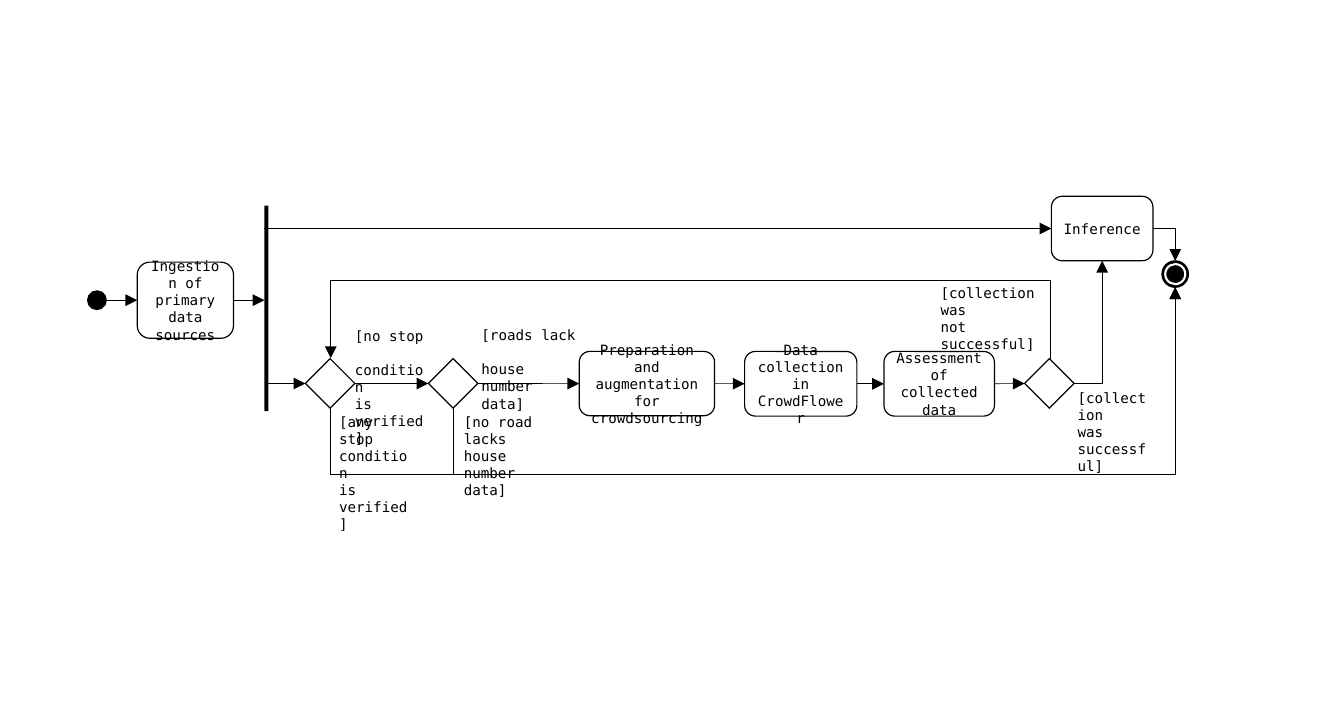
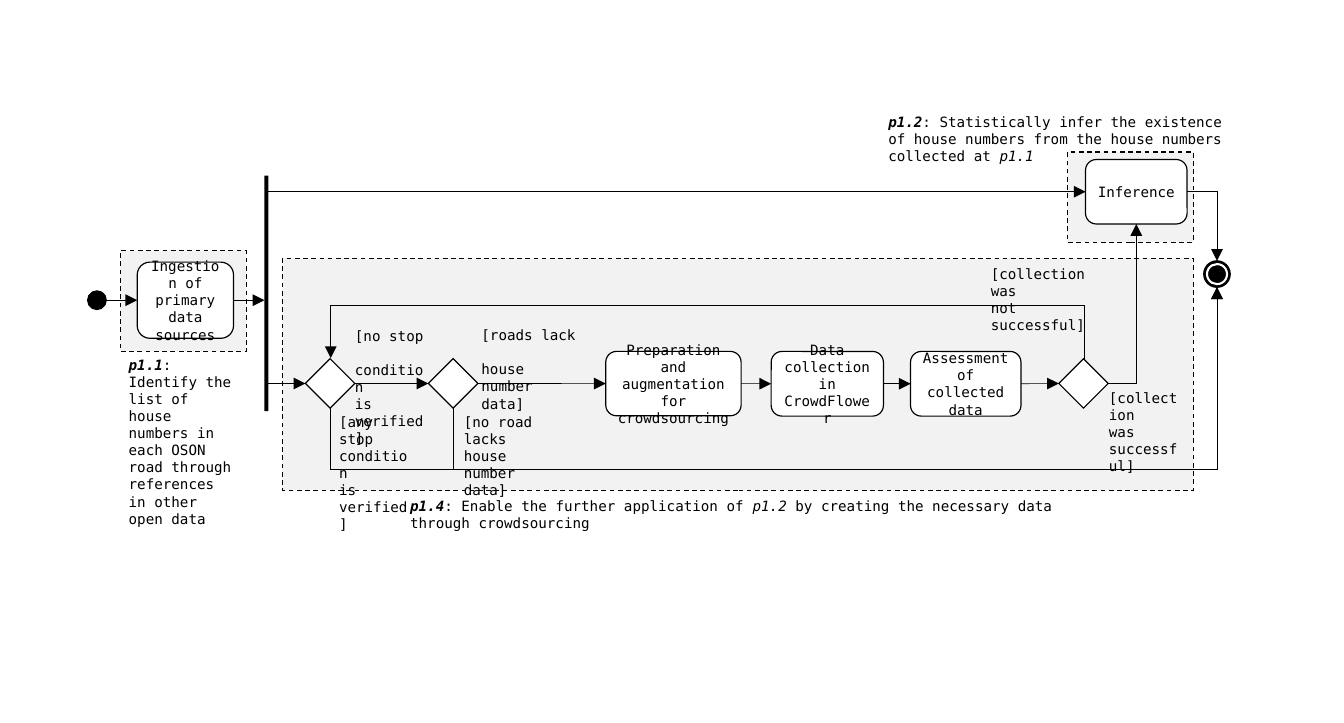
Before and after one commit to Digital-Contraptions-Imaginarium/OLAF-ICWE2016-paper, a slide deck: slide 8 of images_src/misc_powerpoint.pptx. Drawn at 1344x723 pixels with LibreOffice and Linux fonts; fonts in the diff are those of the drawing. Boxes give left, top, right and bottom in pixels: in the first picture for what was removed or moved away, otherwise in the second. Text is boxed around its words. In the diff, an @@ line names an element or a change of style, - is before the commit and + after.

```diff
--- a/images_src/misc_powerpoint.pptx
+++ b/images_src/misc_powerpoint.pptx
@@ text added at (888, 116, 1222, 164), 12 pt, text #000000 @@
+p1.2: Statistically infer the existence of house numbers from the house numbers collected at p1.1
@@ rectangle: place and size @@
-rectangle at (265, 206, 269, 411)
+rectangle at (265, 176, 269, 411)
@@ rectangle added at (1068, 152, 1194, 242), fill #F2F2F2, outline #000000 1 pt dashed @@
@@ rounded rectangle "Inference": place and size @@
-rounded rectangle "Inference" at (1051, 196, 1153, 261)
+rounded rectangle "Inference" at (1085, 160, 1187, 224)
@@ arrow moved from (265, 229) - (1051, 229) to (266, 192) - (1085, 192) @@
@@ elbow arrow moved from (1153, 229) - (1175, 261) to (1187, 192) - (1217, 261) @@
@@ elbow arrow moved from (1074, 383) - (1102, 261) to (1108, 383) - (1136, 224) @@
@@ rectangle added at (120, 251, 247, 352), fill #F2F2F2, outline #000000 1 pt dashed @@
@@ rectangle added at (282, 259, 1193, 491), fill #F2F2F2, outline #000000 1 pt dashed @@
@@ text "[collection was not successful]": place and size @@
-text "[collection was not successful]" at (941, 287, 1035, 354)
+text "[collection was not successful]" at (991, 268, 1085, 334)
@@ ellipse: place and size @@
-ellipse at (1162, 261, 1189, 288)
+ellipse at (1203, 261, 1230, 288)
@@ ellipse: place and size @@
-ellipse at (1165, 264, 1184, 283)
+ellipse at (1207, 264, 1226, 283)
@@ elbow arrow moved from (330, 408) - (1175, 288) to (330, 408) - (1217, 288) @@
@@ elbow arrow moved from (453, 408) - (1175, 288) to (453, 408) - (1217, 288) @@
@@ elbow arrow moved from (1050, 359) - (331, 358) to (1084, 359) - (331, 358) @@
@@ text added at (129, 359, 232, 527), 12 pt, text #000000 @@
+p1.1: Identify the list of house numbers in each OSON road through references in other open data
@@ diamond: place and size @@
-diamond at (1025, 358, 1074, 408)
+diamond at (1059, 358, 1108, 408)
@@ arrow moved from (478, 383) - (579, 384) to (478, 383) - (606, 384) @@
@@ 3 rounded rectangles, 2 arrows: place and size @@
-3 rounded rectangles, 2 arrows at (579, 352, 994, 416)
+3 rounded rectangles, 2 arrows at (606, 352, 1021, 416)
@@ text "[collection was successful]" rewrapped from (758, 361, 1104, 438) to (784, 361, 1135, 437) @@
@@ arrow moved from (994, 384) - (1025, 383) to (1021, 384) - (1059, 383) @@
@@ text added at (410, 500, 1052, 531), 12 pt, text #000000 @@
+p1.4: Enable the further application of p1.2 by creating the necessary data through crowdsourcing
```
Also in this commit, not shown: 1 other file.
